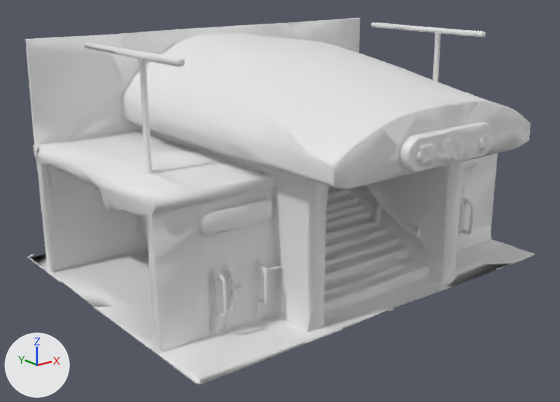
A saved change to the glTF model assets/3d/environments/ximen/prototypes/ximen_mrt_exit_01.glb.
Both versions are drawn from a camera (50 mm lens) standing at (-2.28, -2.72, 0.88) and looking at (-0.11, -0.01, -0.21). Every picture has the same lights, and +X, +Y and +Z are marked at lower left. The picture after the commit comes second. Where no turn or scale is listed for an object, it has been applied to the vertices.

The older version as bpy lines, for what is in view:
```python
me_mesh1_0 = bpy.data.meshes.new('Mesh1.0')
me_mesh1_0.from_pydata(...)  # 8388 vertices, 16844 faces; spans x -1.01..1.01, y -0.92..0.9, z -0.55..0.54
ob_mesh1_0 = bpy.data.objects.new('Mesh1.0', me_mesh1_0)
ob_mesh1_0.location = (0.0, 0.0, 0.0)
```
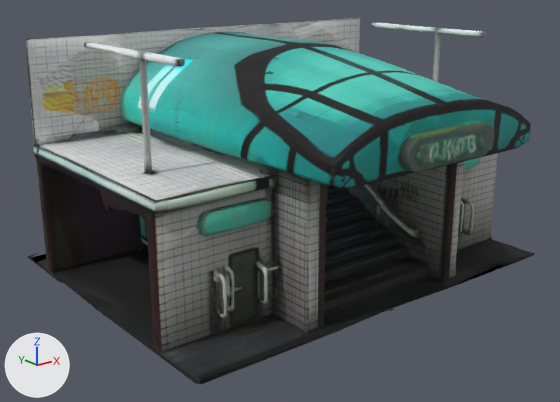
The newer file is also rescaled (x0.993), turned or shifted as a whole; pictures and numbers use the older file's frame.

Edits to the bpy script that builds the scene:
```text
Add img_image_0:
    img_image_0 = load_image('Image_0', '_unpacked/Image_0', 2048, 2048, 'sRGB')
Add mat_material_0:
    mat_material_0 = principled_material('Material_0')
    mat_material_0.texture = img_image_0
    mat_material_0.roughness = 0.8
Change me_mesh1_0:
    where me_mesh1_0.from_pydata(...)  # 8388 vertices, 16844 faces; spans x -1.01..1.01, y -0.92..0.9, z -0.55..0.54
    add me_mesh1_0.materials.append(mat_material_0)  # picture img_image_0
```

What differs and where, as boxes [x1, y1, x2, y2] in the pictures (560 x 402 px):
'Mesh1.0', recoloured (white to grey)
    both: [25, 18, 535, 384]
